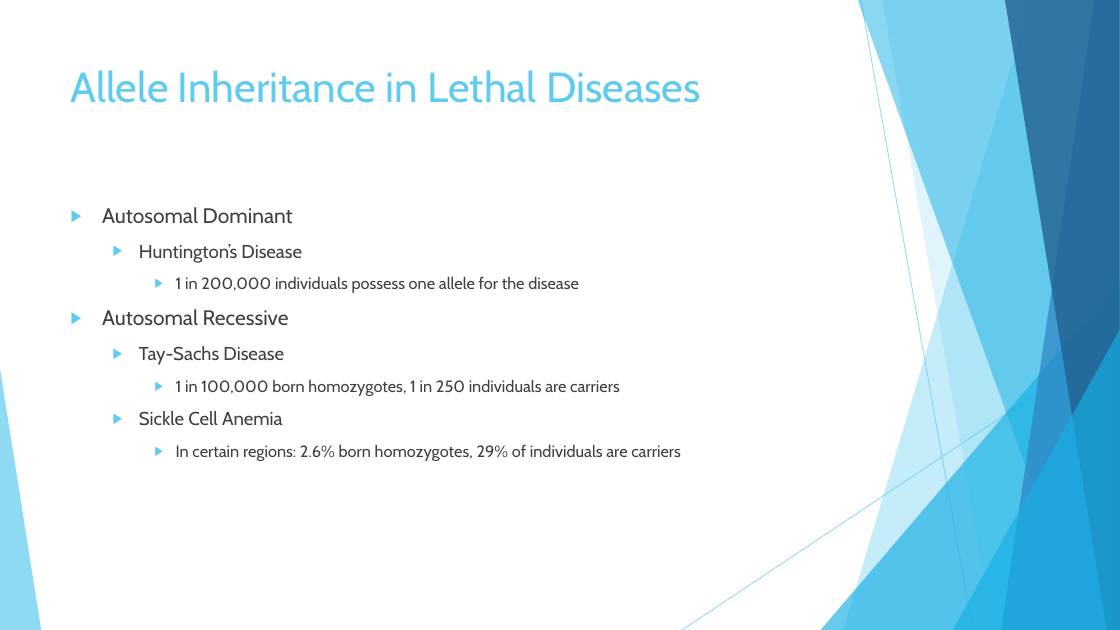
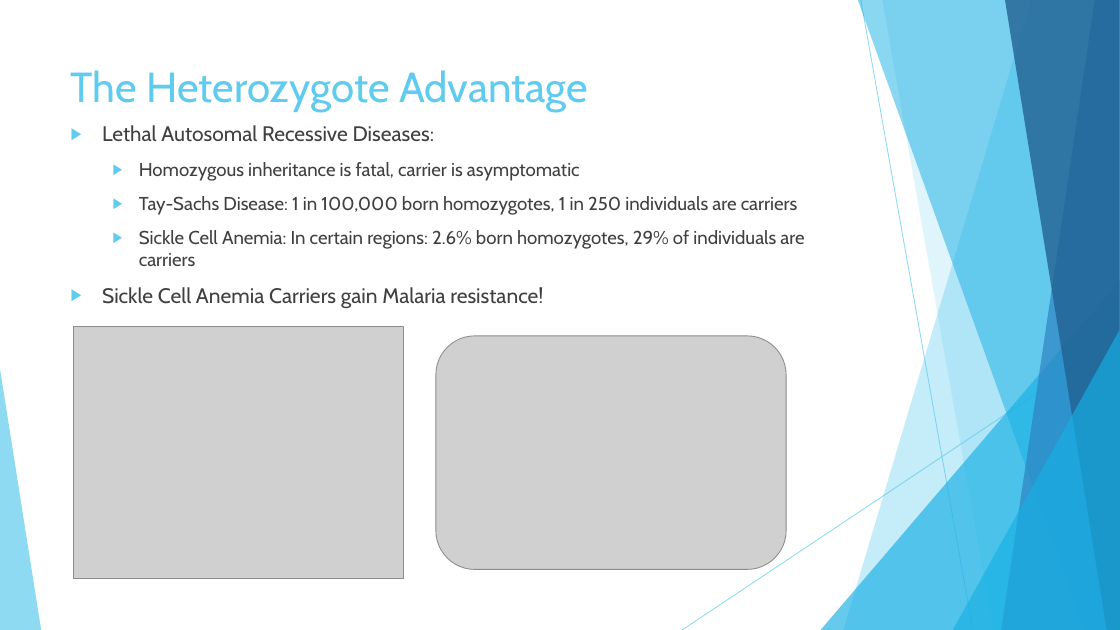
Before and after one commit to ericgong2005/GenotypeConvergenceSimulation, a slide deck: slide 2 of Presentation.pptx. Drawn at 1120x630 pixels with LibreOffice and Linux fonts; fonts in the diff are those of the drawing; grey boxes stand for pictures. Boxes give left, top, right and bottom in pixels: in the first picture for what was removed or moved away, otherwise in the second. Text is boxed around its words. In the diff, an @@ line names an element or a change of style, - is before the commit and + after.

Commit message:
Slides

```diff
--- a/Presentation.pptx
+++ b/Presentation.pptx
@@ title at <box>71,70,588,112</box>: text changed @@
-Allele Inheritance in Lethal Diseases
+The Heterozygote Advantage
@@ text at <box>102,125,804,308</box>: text changed; size 14 to 16 pt @@
-▶ Autosomal Dominant
-  ▶ Huntington’s Disease
-    ▶ 1 in 200,000 individuals possess one allele for the disease
-▶ Autosomal Recessive
-  ▶ Tay-Sachs Disease
-    ▶ 1 in 100,000 born homozygotes, 1 in 250 individuals are carriers
-  ▶ Sickle Cell Anemia
-    ▶ In certain regions: 2.6% born homozygotes, 29% of individuals are carriers
+▶ Lethal Autosomal Recessive Diseases:
+  ▶ Homozygous inheritance is fatal, carrier is asymptomatic
+  ▶ Tay-Sachs Disease: 1 in 100,000 born homozygotes, 1 in 250 individuals are carriers
+  ▶ Sickle Cell Anemia: In certain regions: 2.6% born homozygotes, 29% of individuals are carriers
+▶ Sickle Cell Anemia Carriers gain Malaria resistance!
@@ picture added at <box>73,327,403,580</box> @@
@@ picture added at <box>436,336,786,570</box> @@
```
Also in this commit, not shown: 3 other slides changed, 1 slide added, 1 slide removed.
